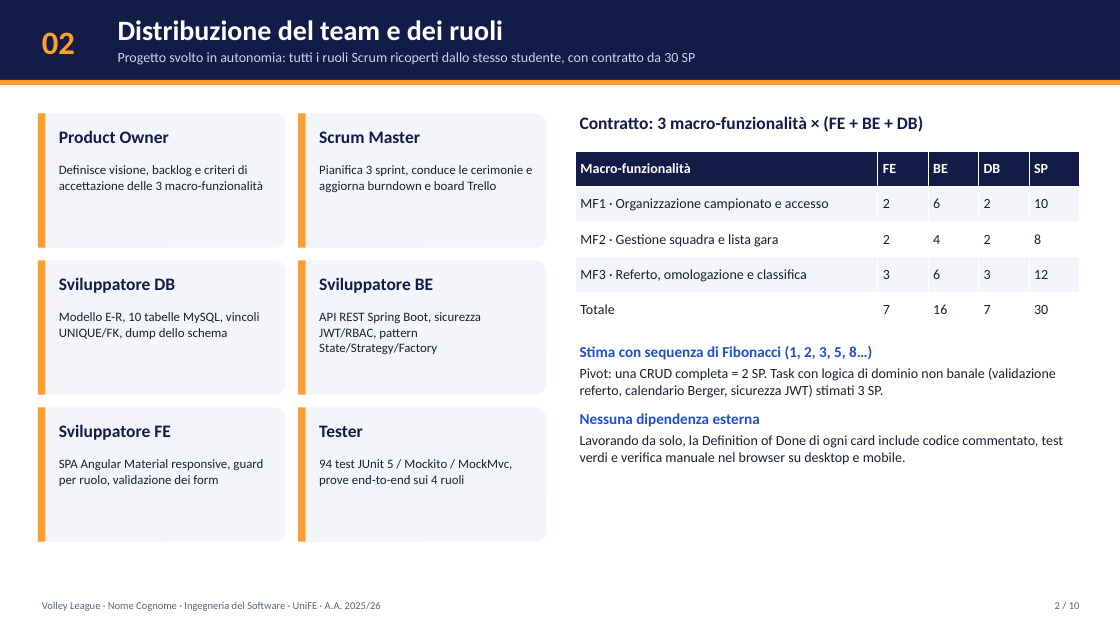
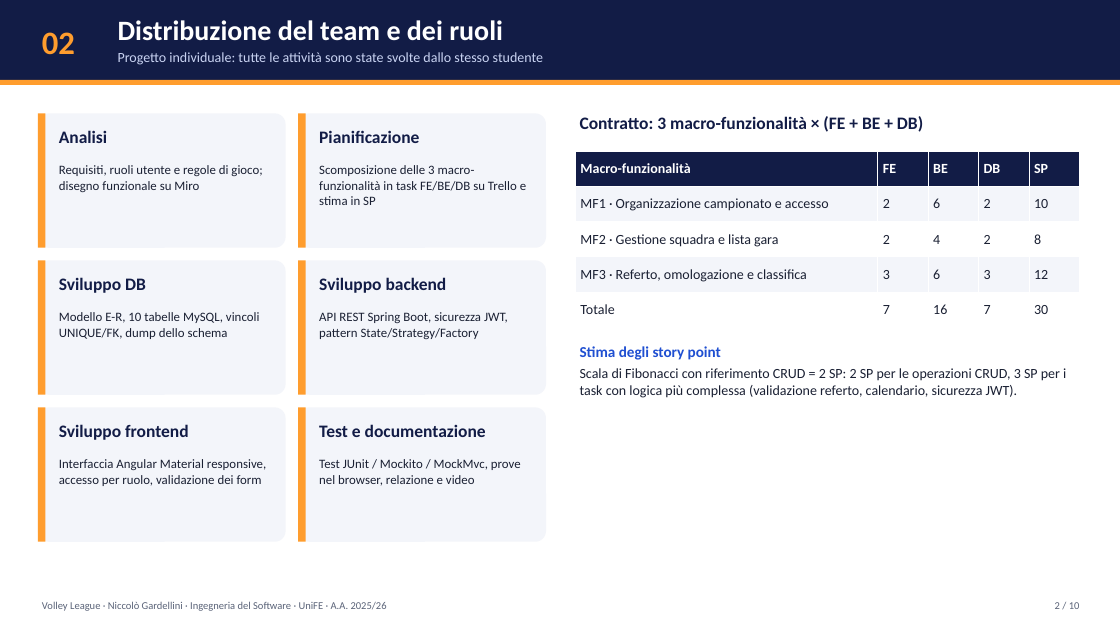
Before and after one commit to niccologardellini/volley-league-backend, a slide deck: slide 2 of relazione_esame/Relazione_VolleyLeague.pptx. Drawn at 1120x630 pixels with LibreOffice and Linux fonts; fonts in the diff are those of the drawing. Boxes give left, top, right and bottom in pixels: in the first picture for what was removed or moved away, otherwise in the second. Text is boxed around its words. In the diff, an @@ line names an element or a change of style, - is before the commit and + after.

Commit message:
Aggiornata relazione, rimossi Dockerfile e backlog

```diff
--- a/relazione_esame/Relazione_VolleyLeague.pptx
+++ b/relazione_esame/Relazione_VolleyLeague.pptx
@@ text at [118, 52, 543, 65]: text changed @@
-Progetto svolto in autonomia: tutti i ruoli Scrum ricoperti dallo stesso studente, con contratto da 30 SP
+Progetto individuale: tutte le attività sono state svolte dallo stesso studente
@@ text at [59, 130, 107, 143]: text changed @@
-Product Owner
+Analisi
@@ text at [319, 130, 419, 143]: text changed @@
-Scrum Master
+Pianificazione
@@ text at [59, 165, 262, 192]: text changed @@
-Definisce visione, backlog e criteri di accettazione delle 3 macro-funzionalità
+Requisiti, ruoli utente e regole di gioco; disegno funzionale su Miro
@@ text at [319, 165, 526, 205]: text changed @@
-Pianifica 3 sprint, conduce le cerimonie e aggiorna burndown e board Trello
+Scomposizione delle 3 macro-funzionalità in task FE/BE/DB su Trello e stima in SP
@@ text at [59, 277, 146, 293]: text changed @@
-Sviluppatore DB
+Sviluppo DB
@@ text at [319, 277, 447, 293]: text changed @@
-Sviluppatore BE
+Sviluppo backend
@@ text at [319, 312, 508, 339]: text changed @@
-API REST Spring Boot, sicurezza JWT/RBAC, pattern State/Strategy/Factory
+API REST Spring Boot, sicurezza JWT, pattern State/Strategy/Factory
@@ text at [580, 346, 1066, 398]: text changed @@
-Stima con sequenza di Fibonacci (1, 2, 3, 5, 8…)
-Pivot: una CRUD completa = 2 SP. Task con logica di dominio non banale (validazione referto, calendario Berger, sicurezza JWT) stimati 3 SP.
-Nessuna dipendenza esterna
-Lavorando da solo, la Definition of Done di ogni card include codice commentato, test verdi e verifica manuale nel browser su desktop e mobile.
+Stima degli story point
+Scala di Fibonacci con riferimento CRUD = 2 SP: 2 SP per le operazioni CRUD, 3 SP per i task con logica più complessa (validazione referto, calendario, sicurezza JWT).
@@ text at [59, 424, 189, 440]: text changed @@
-Sviluppatore FE
+Sviluppo frontend
@@ text at [319, 424, 486, 437]: text changed @@
-Tester
+Test e documentazione
@@ text at [59, 459, 266, 486]: text changed @@
-SPA Angular Material responsive, guard per ruolo, validazione dei form
+Interfaccia Angular Material responsive, accesso per ruolo, validazione dei form
@@ text at [319, 459, 521, 485]: text changed @@
-94 test JUnit 5 / Mockito / MockMvc, prove end-to-end sui 4 ruoli
+Test JUnit / Mockito / MockMvc, prove nel browser, relazione e video
@@ text at [42, 601, 387, 611]: text changed @@
-Volley League · Nome Cognome · Ingegneria del Software · UniFE · A.A. 2025/26
+Volley League · Niccolò Gardellini · Ingegneria del Software · UniFE · A.A. 2025/26
```
Also in this commit, not shown: 8 other slides changed, 1 slide added, 1 slide removed, 14 other files.
